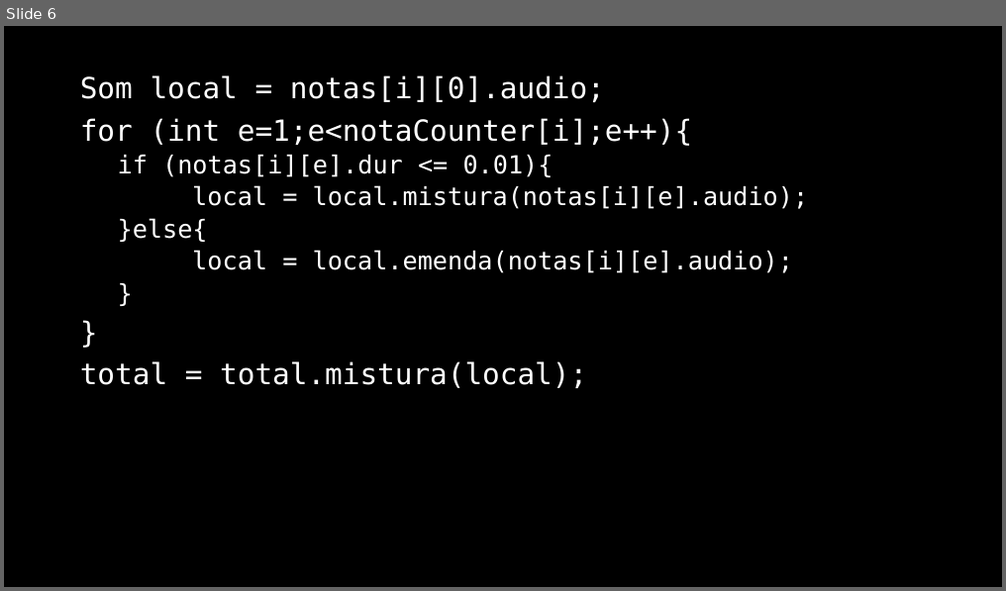
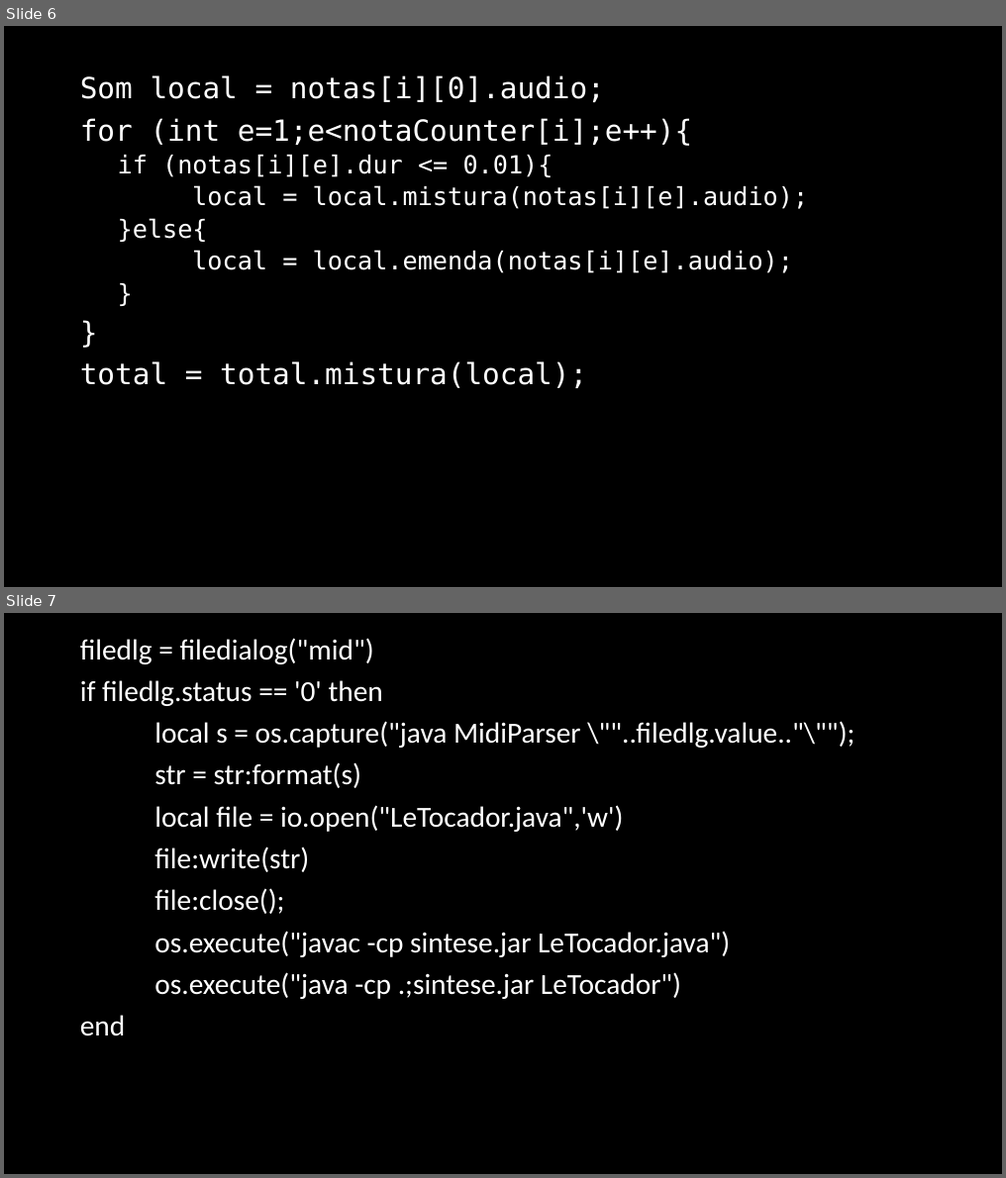
Before and after one commit to mockthebear/ics2015tm, a slide deck: t3final/apresnetacao.pptx. Shown one above the other, each under a label of ours: slide 6 before the commit, slides 6 and 7 after it. The pictures are 1006x591 and 1006x1178 pixels, drawn with LibreOffice and Linux fonts; fonts in the diff are those of the drawing. Boxes give left, top, right and bottom in pixels: in the first picture for what was removed or moved away, otherwise in the second. Text is boxed around its words. In the diff, an @@ line names an element or a change of style, - is before the commit and + after.

Commit message:
apresentação final

```diff
--- a/t3final/apresnetacao.pptx
+++ b/t3final/apresnetacao.pptx
@@ slide 7 added at (x1=4, y1=613, x2=1002, y2=1174), background #000000 @@
@@ text added at (x1=80, y1=638, x2=854, y2=1037), 28 pt, text #FFFFFF @@
+filedlg = filedialog("mid")
+if filedlg.status == '0' then
+local s = os.capture("java MidiParser \""..filedlg.value.."\"");
+str = str:format(s)
+local file = io.open("LeTocador.java",'w')
+file:write(str)
+file:close();
+os.execute("javac -cp sintese.jar LeTocador.java")
+os.execute("java -cp .;sintese.jar LeTocador")
+end
```
